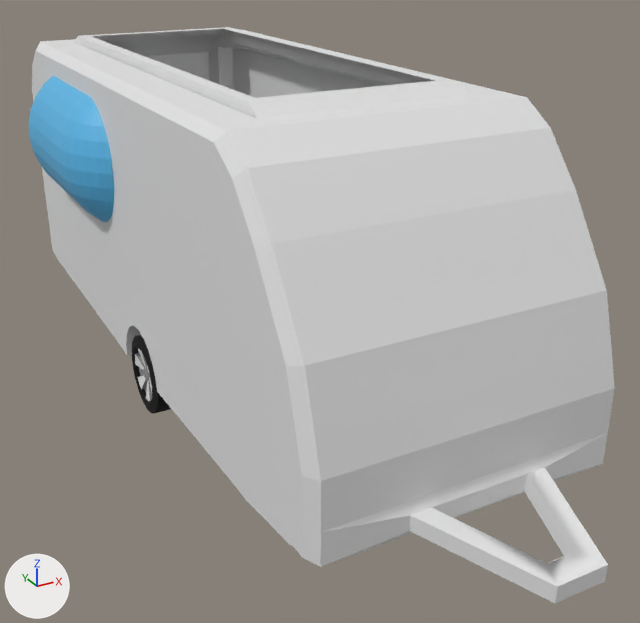
The FBX model Assets/Models/Caravan/Caravan.fbx as it was, and as the next commit left it.
Rendered twice from a 50 mm camera at (-5.98, -7.57, 4.18) aimed at (-0.94, 1.6, -0.41). The lights are fixed; the arrows at lower left show +X, +Y and +Z. Where no turn or scale is listed for an object, it has been applied to the vertices. Vertices at the same position are counted once.

In view in the first picture: 'Cube', 'Right Window', 'Sunroof', 'frontright'.
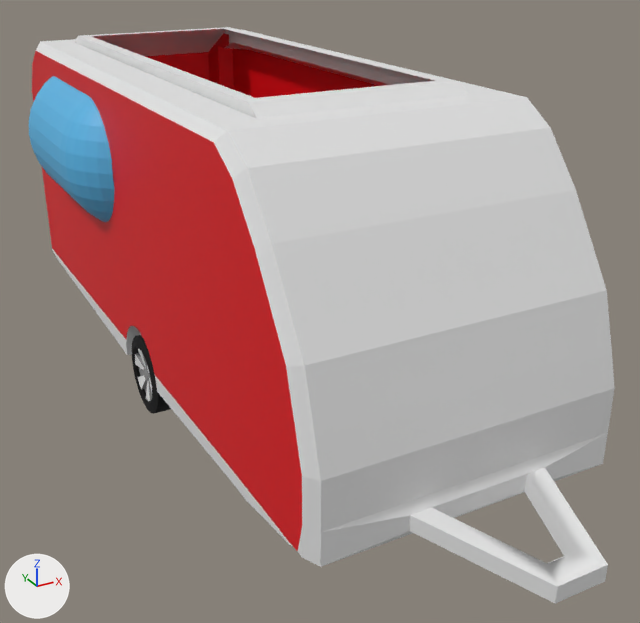
Commit message: added color to caravan

What differs and where, as boxes [x1, y1, x2, y2] in the pictures (640 x 623 px):
part 1 of me_cube, recoloured (white to red): [32, 33, 378, 551] in both

The edits, one by one:
me_cube has 372 vertices, 290 faces and spans x -2.67..0.99, y -3.71..7.45, z -1.35..2.52.
me_cube is used by ob_cube; location (-0.35, 0.28, -0.04).
me_cube part 1: 47 of the faces centred in x -2.66..0.99, y -2.08..7.19, z -0.57..2.22 switch from mat_material (white #e7e7e7) to mat_material_013 (red #e70110).
